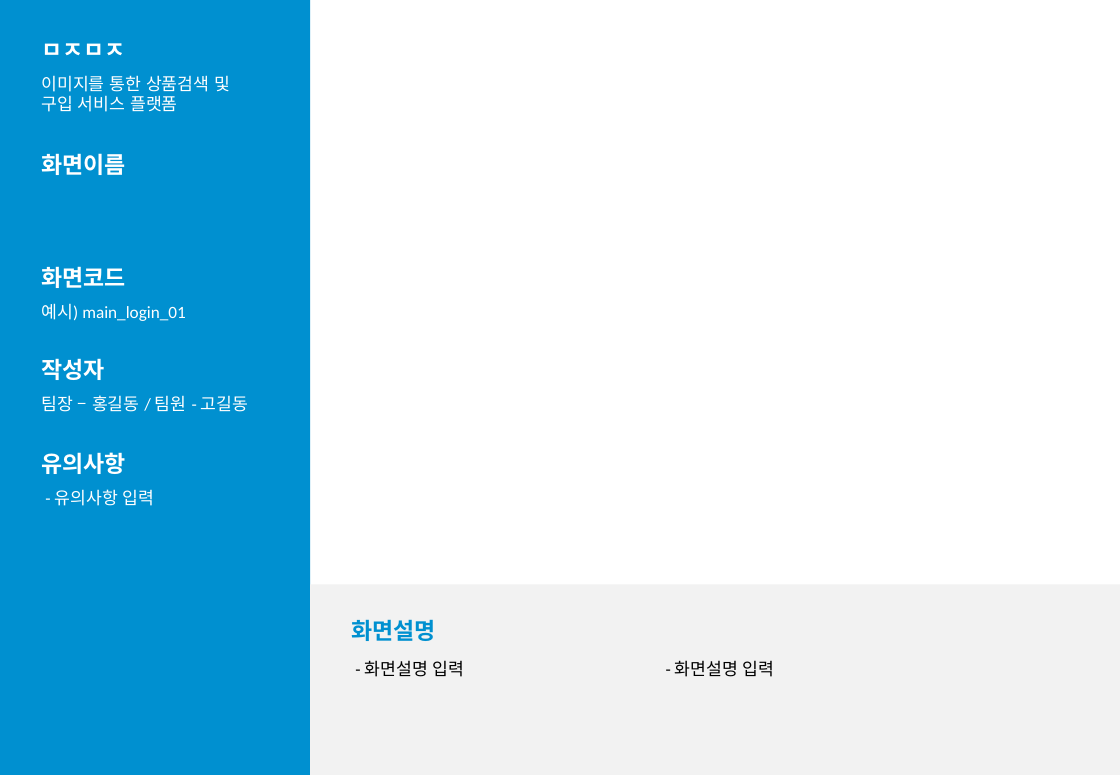
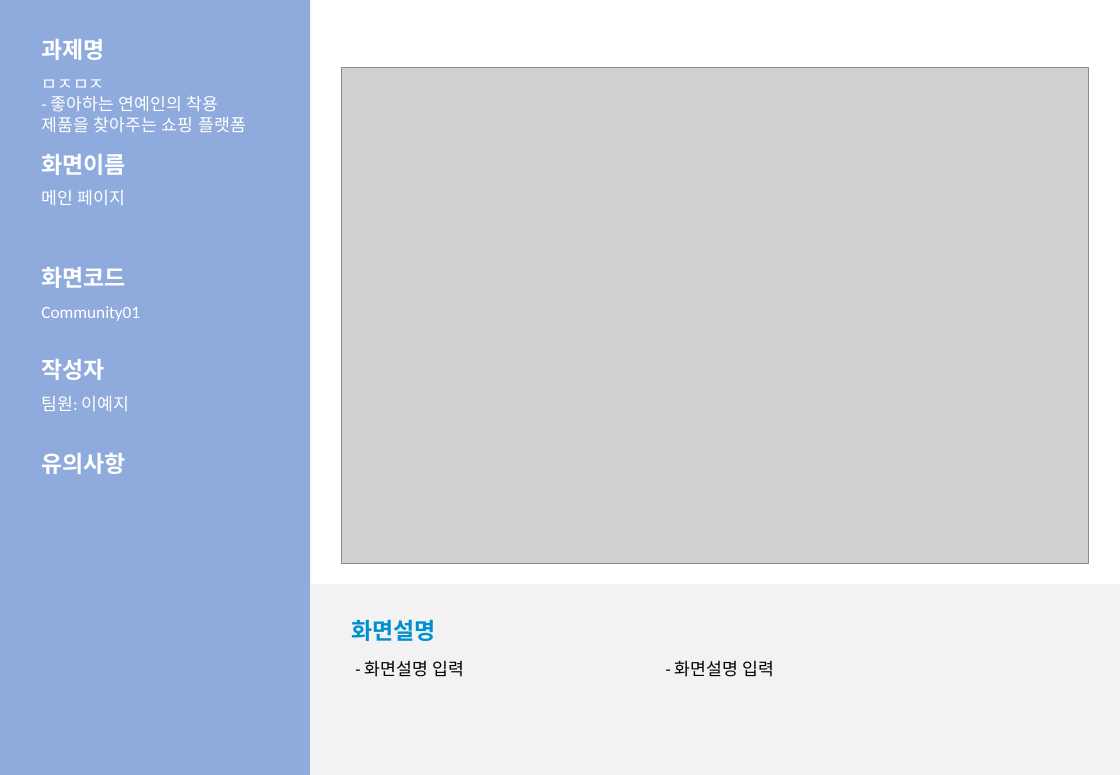
Before and after one commit to LeticiaKang/Project_Idol-Fandom-WebPlaform, a slide deck: slide 9 of 산출문서/화면설계서/화면설계서_서식(1조. HappyVirus).pptx (slide 13 before the commit). Drawn at 1120x775 pixels with LibreOffice and Linux fonts; fonts in the diff are those of the drawing; grey boxes stand for pictures. Boxes give left, top, right and bottom in pixels: in the first picture for what was removed or moved away, otherwise in the second. Text is boxed around its words. In the diff, an @@ line names an element or a change of style, - is before the commit and + after.

```diff
--- a/산출문서/화면설계서/화면설계서_서식(1조. HappyVirus).pptx
+++ b/산출문서/화면설계서/화면설계서_서식(1조. HappyVirus).pptx
@@ rectangle at (x1=0, y1=0, x2=310, y2=775): fill #0090D0 to #8FAADC @@
@@ text at (x1=41, y1=39, x2=104, y2=60): text changed @@
-ㅁㅈㅁㅈ
+과제명
@@ text at (x1=41, y1=79, x2=246, y2=132): text changed @@
-이미지를 통한 상품검색 및 구입 서비스 플랫폼
+ㅁㅈㅁㅈ
+- 좋아하는 연예인의 착용 제품을 찾아주는 쇼핑 플랫폼
@@ picture added at (x1=341, y1=67, x2=1089, y2=564) @@
@@ text added at (x1=41, y1=190, x2=126, y2=205), 12 pt, text #FFFFFF @@
+메인 페이지
@@ text at (x1=41, y1=306, x2=140, y2=321): text changed @@
-예시) main_login_01
+Community01
@@ text at (x1=41, y1=396, x2=129, y2=411): text changed @@
-팀장 – 홍길동 / 팀원 - 고길동
+팀원: 이예지
@@ text removed at (x1=55, y1=489, x2=155, y2=506) @@
-- 유의사항 입력
```
Also in this commit, not shown: 6 other slides changed, 1 slide added, 1 slide removed.
